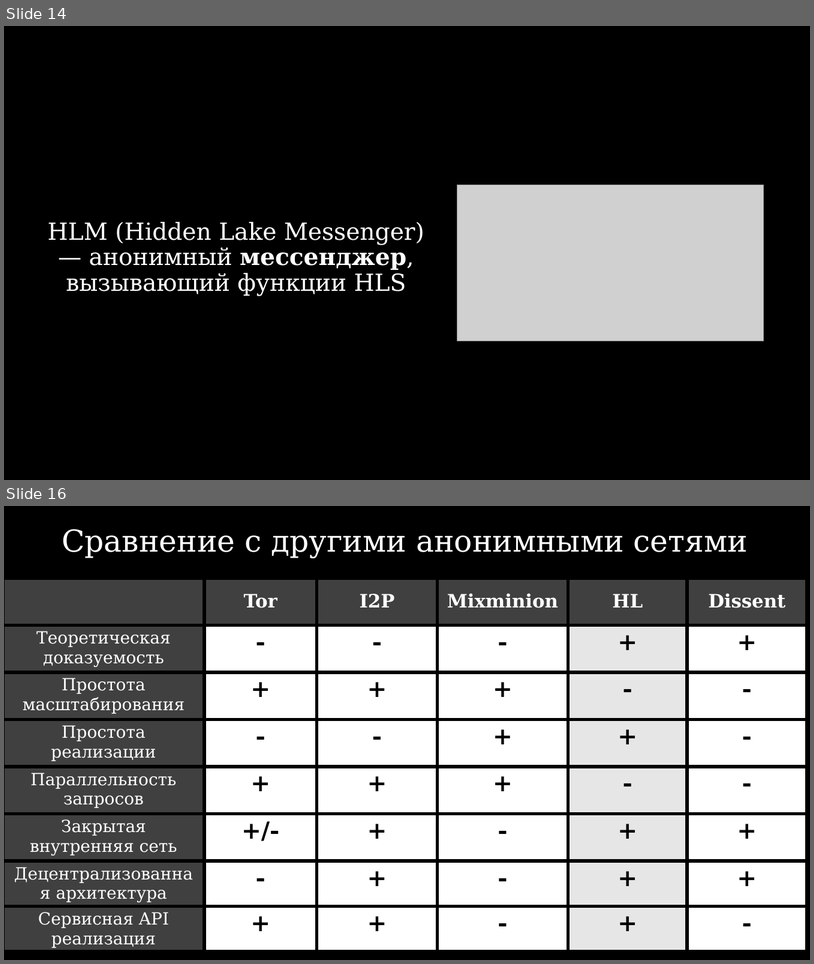
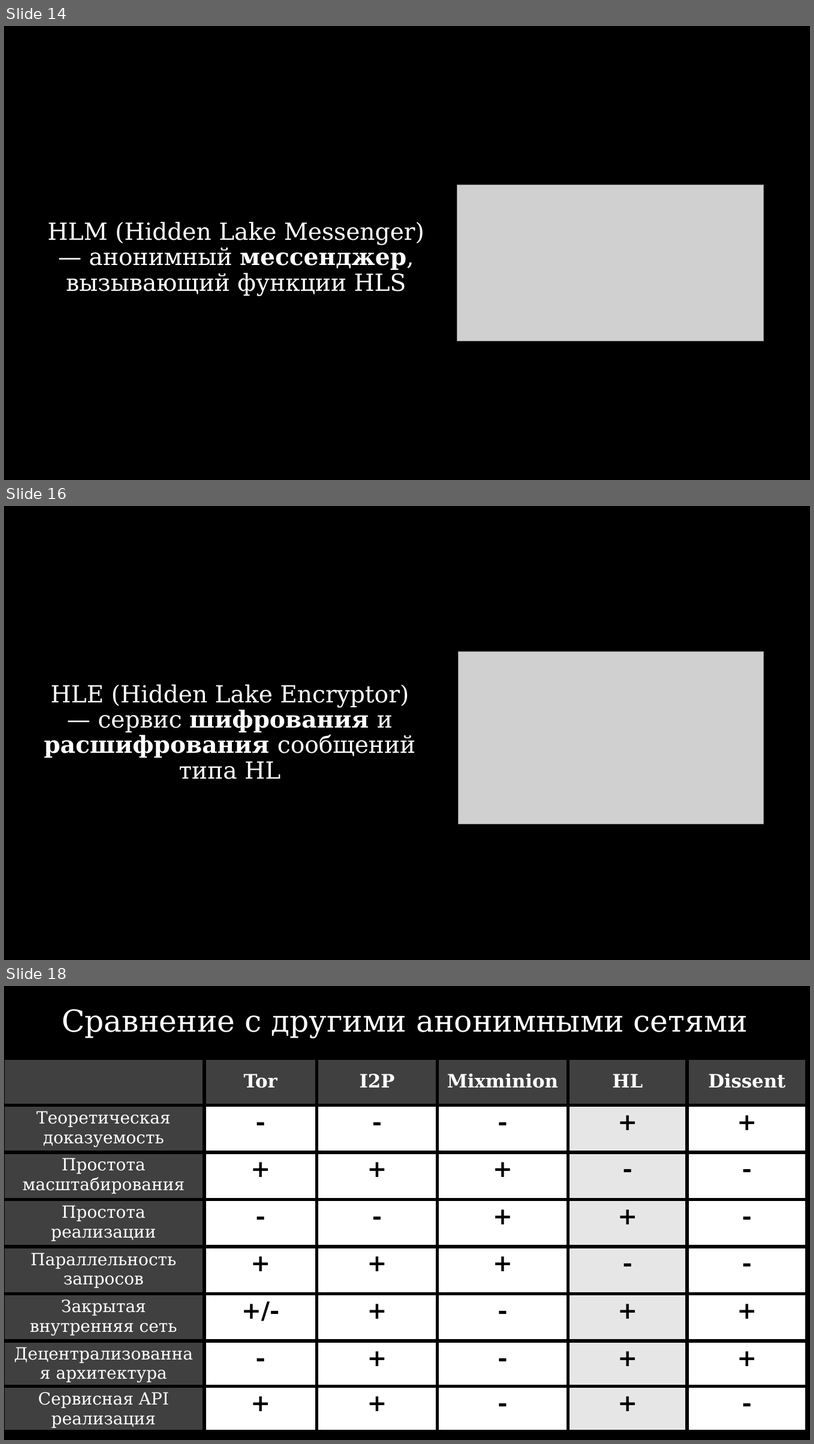
Before and after one commit to number571/go-peer, a slide deck: docs/hidden_lake_anonymous_network.pptx. Shown one above the other, each under a label of ours: slides 14 and 16 before the commit, slides 14, 16 and 18 after it; the slides between them are not shown. The pictures are 814x964 and 814x1444 pixels, drawn with LibreOffice and Linux fonts; fonts in the diff are those of the drawing; grey boxes stand for pictures. Boxes give left, top, right and bottom in pixels: in the first picture for what was removed or moved away, otherwise in the second. Text is boxed around its words. In the diff, an @@ line names an element or a change of style, - is before the commit and + after.

```diff
--- a/docs/hidden_lake_anonymous_network.pptx
+++ b/docs/hidden_lake_anonymous_network.pptx
@@ slide 16 added at <box>4,506,810,960</box>, background #000000 @@
@@ picture added at <box>458,652,764,823</box> @@
@@ text added at <box>44,684,416,779</box>, 28 pt, text #FFFFFF @@
+HLE (Hidden Lake Encryptor) — сервис шифрования и расшифрования сообщений типа HL
@@ what was slide 16 is now slide 18 @@
```
Also in this commit, not shown: 2 slides changed, 1 other slide added, 2 other files.
